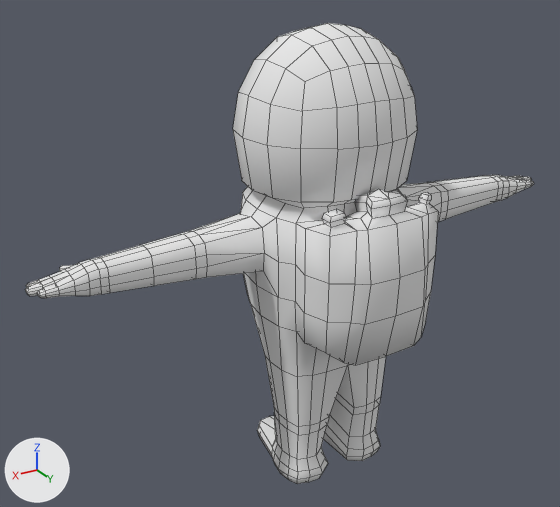
One commit to the Blender file Assets/Art/astronaut/astro.blend: the scene before it, then after it.
Both versions are drawn from a 50 mm lens placed at (4.07, 5.96, 5.46), pointed at (0.48, -0.03, 2.47). The lights are fixed; the arrows at lower left show +X, +Y and +Z. Mesh edges are drawn as thin lines.

In view in the first picture: 'astronaut'.
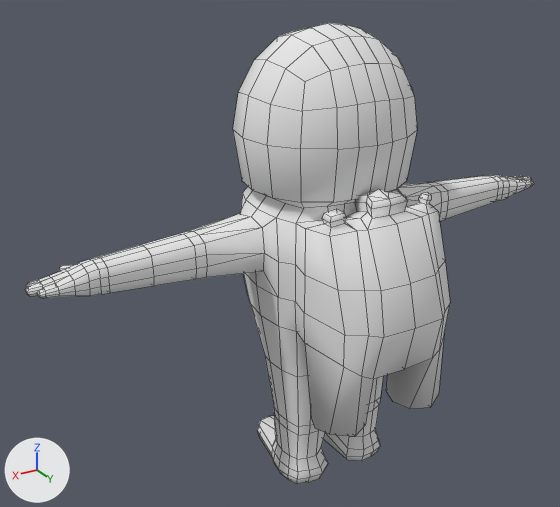
Scene script edits in JSON lines:
```json
{"block": "me_cube_001", "where": "# used by ob_astronaut; location = (0.0, 0.0, 0.0)"}
{"op": "remove", "block": "me_cube_001", "code": "me_cube_001.from_pydata(...)  # 817 vertices, 836 faces; spans x -2.91..2.91, y -0.77..1.2, z -0.01..4.61"}
{"op": "add", "block": "me_cube_001", "code": "me_cube_001.from_pydata(...)  # 833 vertices, 848 faces; spans x -2.91..2.91, y -0.77..1.46, z -0.01..4.61"}
{"block": "me_cube_001", "change": "me_cube_001 part 1"}
{"block": "me_cube_001", "change": "8 faces are deleted"}
{"block": "me_cube_001", "change": "6 vertices in x -0.6..0.6, y 0.99..1.19, z 2.58 move by (0.0, 0.14, 0.0)"}
{"block": "me_cube_001", "change": "6 vertices in x -0.43..0.43, y 1.09..1.19, z 1.73..2.2 move by (0.0, 0.27, 0.0)"}
{"block": "me_cube_001", "change": "4 vertices in x -0.6..0.6, y 0.98..1.08, z 1.73..2.2 move by (0.0, 0.26, 0.0)"}
{"block": "me_cube_001", "change": "5 vertices move from x -0.58..0.58, y 0.95..1.2, z 1.78..2.58 to x -0.65..0.65, y 0.72..1.35, z 1.1..2.58"}
{"block": "me_cube_001", "change": "16 vertices are added at x -0.71..0.71, y 0.8..1.32, z 1.1..1.87"}
{"block": "me_cube_001", "change": "20 new faces join them"}
```

Location of each change, [x1, y1, x2, y2] in pixels of the pictures (560 x 507 px):
```json
{"part": 1, "of": "me_cube_001", "change": "built on", "before": [304, 211, 438, 365], "after": [304, 211, 450, 436]}
```
